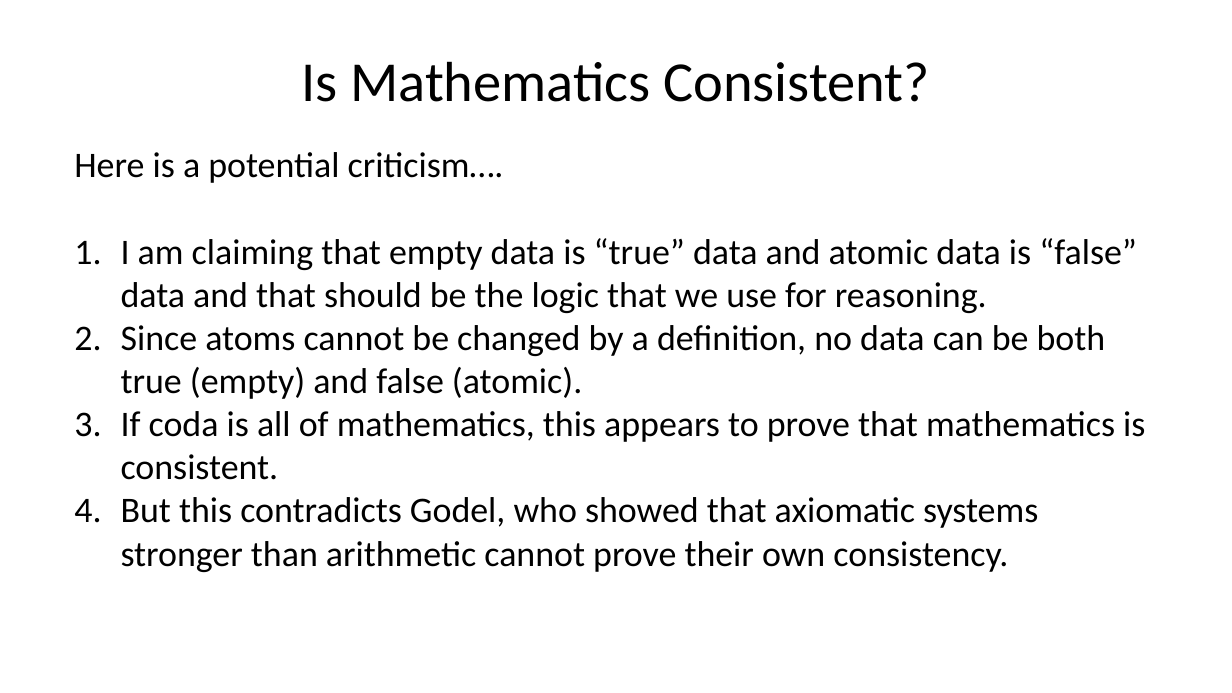
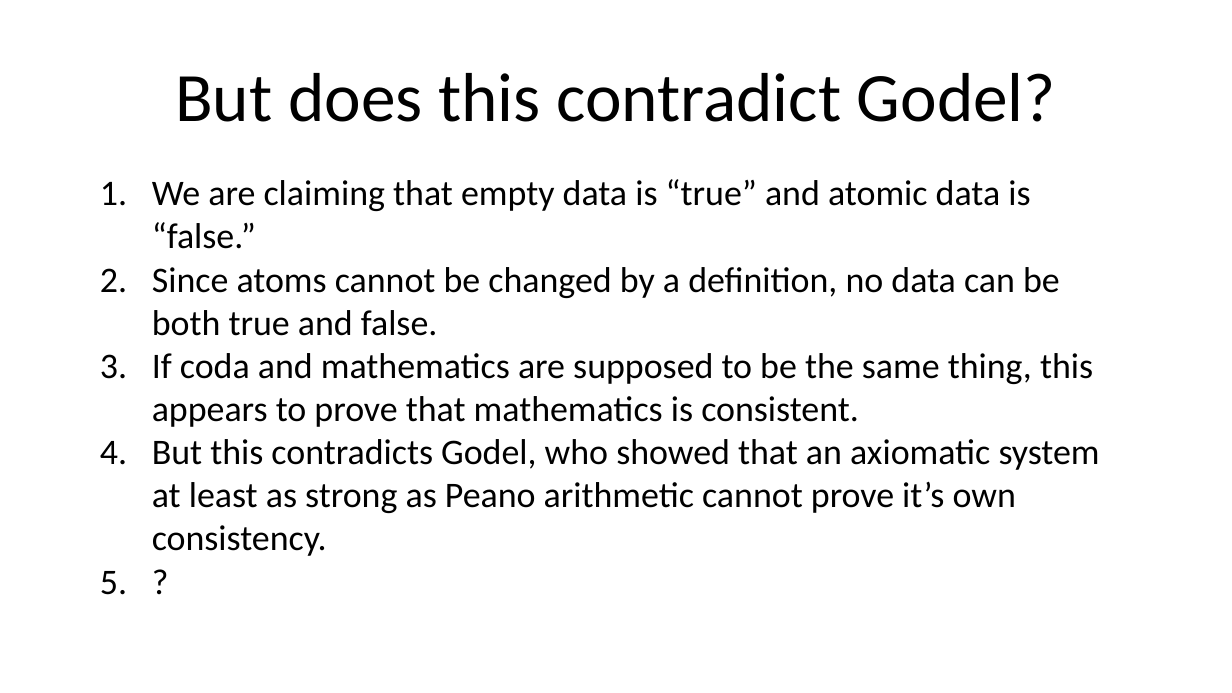
Before and after one commit to Saul-Youssef/coda, a slide deck: slide 32 of doc/talk/coda.pptx (slide 31 before the commit). Drawn at 1232x693 pixels with LibreOffice and Linux fonts; fonts in the diff are those of the drawing. Boxes give left, top, right and bottom in pixels: in the first picture for what was removed or moved away, otherwise in the second. Text is boxed around its words. In the diff, an @@ line names an element or a change of style, - is before the commit and + after.

```diff
--- a/doc/talk/coda.pptx
+++ b/doc/talk/coda.pptx
@@ text added at [175, 73, 1056, 122], 54 pt, text #000000 @@
+But does this contradict Godel?
@@ text removed at [301, 61, 930, 102] @@
-Is Mathematics Consistent?
@@ text at [152, 179, 1100, 556]: text changed @@
-Here is a potential criticism….
-1. I am claiming that empty data is “true” data and atomic data is “false” data and that should be the logic that we use for reasoning.
-2. Since atoms cannot be changed by a definition, no data can be both true (empty) and false (atomic).
-3. If coda is all of mathematics, this appears to prove that mathematics is consistent.
-4. But this contradicts Godel, who showed that axiomatic systems stronger than arithmetic cannot prove their own consistency.
+1. We are claiming that empty data is “true” and atomic data is “false.”
+2. Since atoms cannot be changed by a definition, no data can be both true and false.
+3. If coda and mathematics are supposed to be the same thing, this appears to prove that mathematics is consistent.
+4. But this contradicts Godel, who showed that an axiomatic system at least as strong as Peano arithmetic cannot prove it’s own consistency.
+5. ?
```
Also in this commit, not shown: 10 other slides changed, 5 slides added, 5 slides removed, 1 other file.
